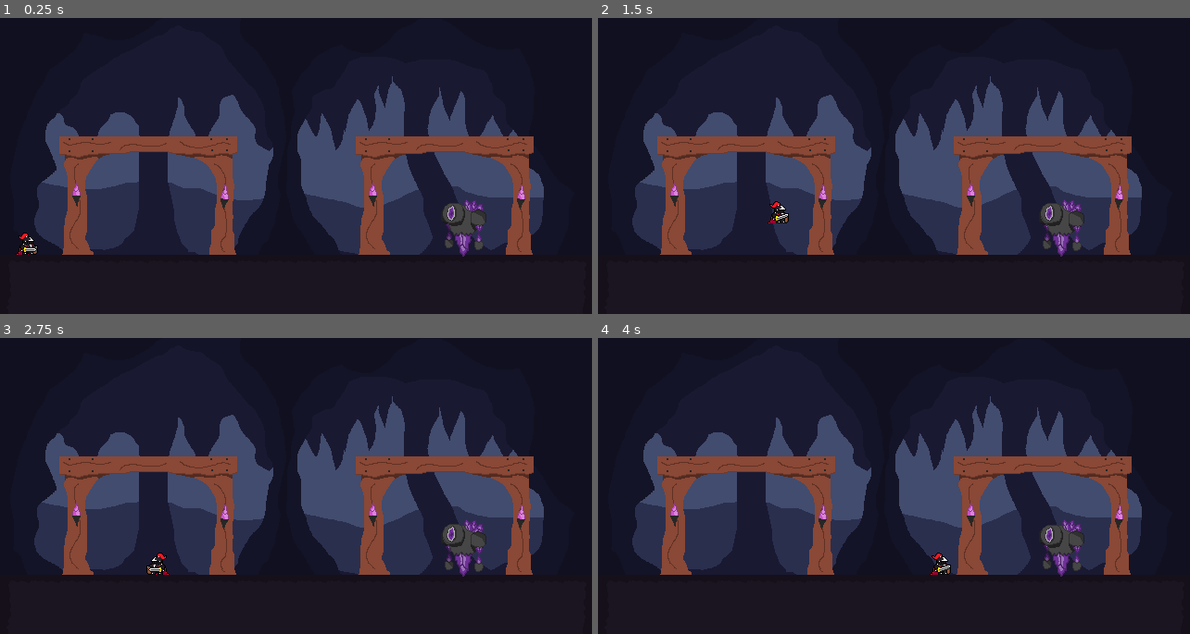
Above: before the commit, frames 1-4 (two rows, left to right).
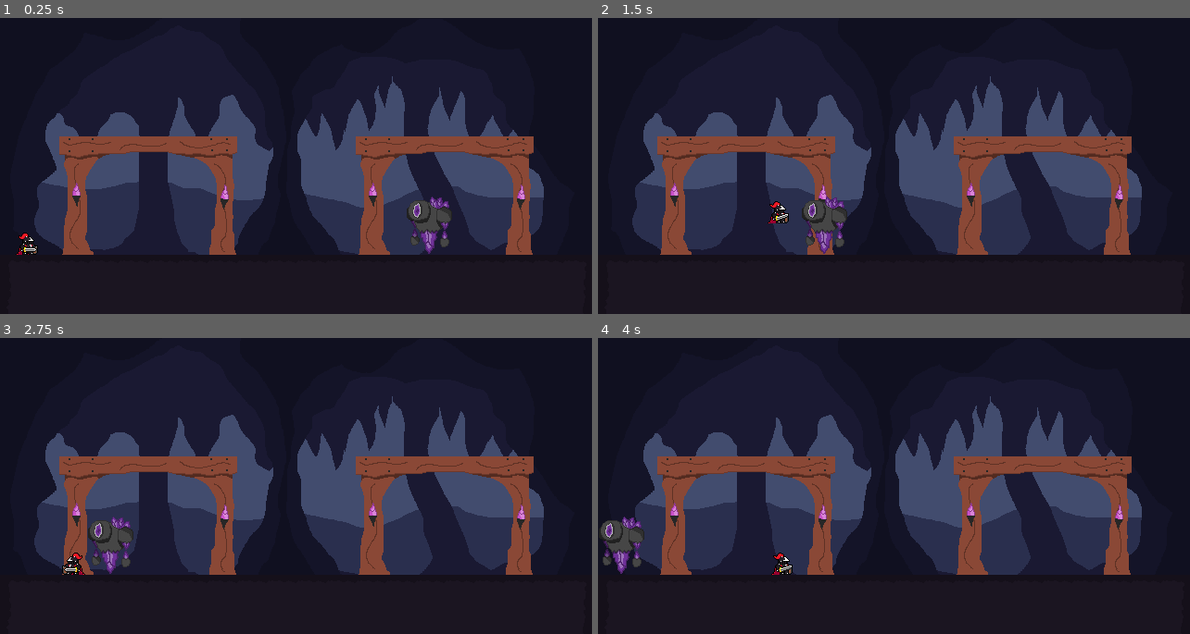
Above: after the commit, the same moments.

Repository: LuizFelippeAlves/ProjetoTowerBreak
Game: Godot game, scene res://Scenes/andar_1.tscn
Two runs of this game, one before a commit and one after it. Both use one fixed random seed, a clock stepped at 60 frames per second and the inputs below. This scene is started directly instead of the project's main scene.
Inputs (mouse positions are in pixels of both pictures, inside the frame that each line leads up to):
- Up to frame 1 (0.25 s): no input
- Up to frame 2 (1.5 s): move the mouse to (1024, 151) at 0.52 s; hold D (move_right) from 0.53 s (still down); click (1024, 151) at 0.6 s; tap W (jump) at 0.77 s; move the mouse to (775, 180) at 1.27 s; click (775, 180) at 1.35 s
- Up to frame 3 (2.75 s): tap W (jump) at 1.52 s; move the mouse to (355, 420) at 2.02 s; release D (move_right) at 2.03 s; hold A (move_left) from 2.03 s (still down); click (355, 420) at 2.1 s
- Up to frame 4 (4 s): move the mouse to (864, 545) at 2.77 s; release A (move_left) at 2.78 s; hold D (move_right) from 2.78 s (still down); click (864, 545) at 2.85 s; tap W (jump) at 3.02, 3.77 s; move the mouse to (1071, 530) at 3.52 s; click (1071, 530) at 3.6 s

The runs differ from the first frame. In frame 1, 1.5% of the frame differs, in the area x 68-83%, y 60-81%; in frame 2, 1.7%; in frame 3, 2.1%, in the area x 10-83%, y 60-81%; in frame 4, 2.0%.
Error after the commit: Cannot call method 'get' on a null value. (res://Scripts/golem.gd:20)

Commit message:
golem codigo

Diff:
--- a/TowerBreak/Scenes/andar_1.tscn
+++ b/TowerBreak/Scenes/andar_1.tscn
@@ -1,10 +1,11 @@
-[gd_scene load_steps=60 format=4 uid="uid://6hqeqbm3ifq"]
+[gd_scene load_steps=72 format=4 uid="uid://6hqeqbm3ifq"]
 
 [ext_resource type="Texture2D" uid="uid://bv6seowfsvhjv" path="res://assets/TileSetsAreas/Area - 0/Fundo area inicial.png" id="1_i6xxf"]
 [ext_resource type="Texture2D" uid="uid://ckht4lbuoe3rl" path="res://assets/TileSetsAreas/Area - 0/Tileset Area Inicial.png" id="2_crl7t"]
 [ext_resource type="Texture2D" uid="uid://kfjveew5jpyr" path="res://assets/TileSetsAreas/Area - 1/Fundo Area1.png" id="3_knupg"]
 [ext_resource type="Texture2D" uid="uid://lqxi0m2l1gv0" path="res://assets/TileSetsAreas/Area - 1/TileSet(Area1).png" id="4_dd0ah"]
 [ext_resource type="PackedScene" uid="uid://camspvi8wpf5i" path="res://Util/Base player.tscn" id="5_unj8g"]
+[ext_resource type="Script" path="res://Scripts/golem.gd" id="6_q760l"]
 [ext_resource type="Texture2D" uid="uid://biq2o6la0aj3j" path="res://assets/Sprits/GolemAnimations/SpriteGlmAtqPilar.png" id="13_0pnld"]
 [ext_resource type="Texture2D" uid="uid://bwyrvksg3po33" path="res://assets/Sprits/GolemAnimations/SpriteGlmAtqProjetil.png" id="14_kxrfi"]
 [ext_resource type="Texture2D" uid="uid://bugvpvemww7hh" path="res://assets/Sprits/GolemAnimations/SpriteGlmParada.png" id="15_eql4w"]
@@ -1734,33 +1735,6 @@
 "values": [0, 1, 2, 3, 5, 6, 7, 10]
 }
 
-[sub_resource type="Animation" id="Animation_1151a"]
-length = 0.001
-tracks/0/type = "value"
-tracks/0/imported = false
-tracks/0/enabled = true
-tracks/0/path = NodePath("AnimatedSprite2D:animation")
-tracks/0/interp = 1
-tracks/0/loop_wrap = true
-tracks/0/keys = {
-"times": PackedFloat32Array(0),
-"transitions": PackedFloat32Array(1),
-"update": 1,
-"values": [&"AtqPilar"]
-}
-tracks/1/type = "value"
-tracks/1/imported = false
-tracks/1/enabled = true
-tracks/1/path = NodePath("AnimatedSprite2D:frame")
-tracks/1/interp = 1
-tracks/1/loop_wrap = true
-tracks/1/keys = {
-"times": PackedFloat32Array(0),
-"transitions": PackedFloat32Array(1),
-"update": 1,
-"values": [0]
-}
-
 [sub_resource type="Animation" id="Animation_dk5ge"]
 resource_name = "Attack_hand_attack"
 length = 2.5
@@ -1845,6 +1819,33 @@
 "values": [0, 1, 2, 3, 4]
 }
 
+[sub_resource type="Animation" id="Animation_1151a"]
+length = 0.001
+tracks/0/type = "value"
+tracks/0/imported = false
+tracks/0/enabled = true
+tracks/0/path = NodePath("AnimatedSprite2D:animation")
+tracks/0/interp = 1
+tracks/0/loop_wrap = true
+tracks/0/keys = {
+"times": PackedFloat32Array(0),
+"transitions": PackedFloat32Array(1),
+"update": 1,
+"values": [&"AtqPilar"]
+}
+tracks/1/type = "value"
+tracks/1/imported = false
+tracks/1/enabled = true
+tracks/1/path = NodePath("AnimatedSprite2D:frame")
+tracks/1/interp = 1
+tracks/1/loop_wrap = true
+tracks/1/keys = {
+"times": PackedFloat32Array(0),
+"transitions": PackedFloat32Array(1),
+"update": 1,
+"values": [0]
+}
+
 [sub_resource type="AnimationLibrary" id="AnimationLibrary_bof20"]
 _data = {
 "Attack_floor_attack": SubResource("Animation_82lek"),
@@ -1854,6 +1855,53 @@
 "RESET": SubResource("Animation_1151a")
 }
 
+[sub_resource type="AnimationNodeAnimation" id="AnimationNodeAnimation_67fex"]
+animation = &"Attack_floor_attack"
+
+[sub_resource type="AnimationNodeAnimation" id="AnimationNodeAnimation_xqscq"]
+animation = &"Attack_hand_attack"
+
+[sub_resource type="AnimationNodeStateMachineTransition" id="AnimationNodeStateMachineTransition_e6e2i"]
+advance_mode = 2
+
+[sub_resource type="AnimationNodeStateMachine" id="AnimationNodeStateMachine_an0ie"]
+state_machine_type = 2
+states/Attack_floor_attack/node = SubResource("AnimationNodeAnimation_67fex")
+states/Attack_floor_attack/position = Vector2(408, 68)
+states/Attack_hand_attack/node = SubResource("AnimationNodeAnimation_xqscq")
+states/Attack_hand_attack/position = Vector2(408, 163)
+transitions = ["Start", "Attack_floor_attack", SubResource("AnimationNodeStateMachineTransition_e6e2i")]
+
+[sub_resource type="AnimationNodeStateMachine" id="AnimationNodeStateMachine_3ch6c"]
+
+[sub_resource type="AnimationNodeAnimation" id="AnimationNodeAnimation_5yd4s"]
+animation = &"Idle"
+
+[sub_resource type="AnimationNodeStateMachineTransition" id="AnimationNodeStateMachineTransition_7bweb"]
+advance_mode = 2
+advance_condition = &"can_run"
+
+[sub_resource type="AnimationNodeStateMachine" id="AnimationNodeStateMachine_u5622"]
+states/Idle/node = SubResource("AnimationNodeAnimation_5yd4s")
+states/Idle/position = Vector2(391, 100)
+states/Start/position = Vector2(169, 100)
+transitions = ["Start", "Idle", SubResource("AnimationNodeStateMachineTransition_7bweb")]
+
+[sub_resource type="AnimationNodeStateMachineTransition" id="AnimationNodeStateMachineTransition_sawib"]
+advance_mode = 2
+
+[sub_resource type="AnimationNodeStateMachineTransition" id="AnimationNodeStateMachineTransition_o7spm"]
+advance_mode = 2
+
+[sub_resource type="AnimationNodeStateMachine" id="AnimationNodeStateMachine_lnh5q"]
+states/Attack/node = SubResource("AnimationNodeStateMachine_an0ie")
+states/Attack/position = Vector2(542, 50)
+states/AttackGroup/node = SubResource("AnimationNodeStateMachine_3ch6c")
+states/AttackGroup/position = Vector2(669, 191)
+states/Movement/node = SubResource("AnimationNodeStateMachine_u5622")
+states/Movement/position = Vector2(344, 100)
+transitions = ["Start", "Movement", SubResource("AnimationNodeStateMachineTransition_sawib"), "Attack", "Movement", SubResource("AnimationNodeStateMachineTransition_o7spm")]
+
 [node name="Mundo" type="Node2D"]
 
 [node name="CharacterBody2D" parent="." instance=ExtResource("5_unj8g")]
@@ -1886,6 +1934,7 @@
 scale = Vector2(-1, 1)
 collision_layer = 4
 collision_mask = 7
+script = ExtResource("6_q760l")
 
 [node name="CollisionShape2D" type="CollisionShape2D" parent="Golem"]
 position = Vector2(1.25, 2)
@@ -1902,6 +1951,11 @@
 "": SubResource("AnimationLibrary_bof20")
 }
 
+[node name="AnimationTree" type="AnimationTree" parent="Golem"]
+tree_root = SubResource("AnimationNodeStateMachine_lnh5q")
+anim_player = NodePath("../AnimationPlayer")
+parameters/Movement/conditions/can_run = false
+
 [node name="timers" type="Node2D" parent="Golem"]
 
 [node name="MovementTimer" type="Timer" parent="Golem/timers"]
@@ -1917,17 +1971,20 @@
 one_shot = true
 
 [node name="Visao" type="RayCast2D" parent="Golem"]
+light_mask = 4
+visibility_layer = 7
 position = Vector2(15, -13)
 target_position = Vector2(455, 27)
 
-[node name="Positions" type="Node2D" parent="Golem"]
+[node name="Miras" type="Node2D" parent="Golem"]
+position = Vector2(24, 9)
+scale = Vector2(576.596, 97.2538)
+
+[node name="MiraArmAttack" type="Marker2D" parent="Golem/Miras"]
+position = Vector2(0.00693726, -0.0102824)
+scale = Vector2(38.1905, -14.6169)
+
+[node name="MiraFloorAttack" type="Marker2D" parent="Golem/Miras"]
+position = Vector2(-0.0364206, 0.205647)
 
 [node name="Areas" type="Node2D" parent="Golem"]
-
-[node name="Influencia" type="Area2D" parent="Golem/Areas"]
-
-[node name="Shape" type="CollisionShape2D" parent="Golem/Areas/Influencia"]
-
-[node name="Interacao" type="Area2D" parent="Golem/Areas"]
-
-[node name="Shape" type="CollisionShape2D" parent="Golem/Areas/Interacao"]
--- /dev/null
+++ b/TowerBreak/Scripts/golem.gd
@@ -0,0 +1,62 @@
+extends CharacterBody2D
+
+@export var animation_tree: AnimationTree
+@onready var raycast_vision = $Visao
+
+var state_machine: AnimationNodeStateMachinePlayback
+var move_state_machine: AnimationNodeStateMachinePlayback
+var attack_state_machine: AnimationNodeStateMachinePlayback
+
+var gravity = ProjectSettings.get_setting("physics/2d/default_gravity")
+
+var speed: float = 175
+var direction: float = 1  # Começa indo para a direita
+var counter: int = 0
+var delay: float
+var flip_delay: float = 1.0  # Delay para flipar
+var last_flip_time: float = 0.0  # Controle de tempo para o delay de flip
+
+func _ready():
+	state_machine = animation_tree.get("parameters/playback")
+	move_state_machine = animation_tree.get("parameters/Movement/playback")
+	attack_state_machine = animation_tree.get("parameters/Attack/playback")
+	raycast_vision.enabled = true
+
+func _physics_process(delta):
+	# Se o RayCast2D detectar o player
+	if raycast_vision.is_colliding():
+		var target = raycast_vision.get_collider()
+
+		if target and target is CharacterBody2D:  # Verifica se o alvo é o player
+			move_towards_player(target)
+		else:
+			move_randomly()  # Se não detectar, anda aleatoriamente
+	else:
+		move_randomly()  # Se não detectar, anda aleatoriamente
+
+	flip_sprite()  # Chama a função para flipar o sprite
+
+# Função para mover o golem em direção ao player
+func move_towards_player(player):
+	var direction_to_player = (player.position - position).normalized()
+
+	direction = sign(direction_to_player.x)  # Atualiza a direção para o player
+	velocity.x = direction * speed  # Move na direção do player
+	move_and_slide()
+
+# Função para mover aleatoriamente (mantém a direção)
+func move_randomly():
+	velocity.x = direction * speed  # Continua na mesma direção
+	move_and_slide()
+
+	# Lógica para alternar a direção após um certo tempo
+	if position.x < 0 or position.x > 800:  # Muda a condição conforme seu cenário
+		direction *= -1  # Inverte a direção
+
+# Função para flipar o sprite com um delay
+func flip_sprite():
+
+		if direction < 0 and $animacao.flip_h == false:
+			$animacao.flip_h = true  # Vira o sprite para a esquerda
+		elif direction > 0 and $animacao.flip_h == true:
+			$animacao.flip_h = false  # Vira o sprite para a direita
Binary file removed: TowerBreak/assets/Sprits/GolemAnimations/SpritAndando.png
Not shown, removed: TowerBreak/assets/Sprits/GolemAnimations/SpritAndando.png.import
Binary file removed: TowerBreak/assets/Sprits/GolemAnimations/SpritDesviraPedra.png
Not shown, removed: TowerBreak/assets/Sprits/GolemAnimations/SpritDesviraPedra.png.import
Binary file removed: TowerBreak/assets/Sprits/GolemAnimations/SpritModoPedra.png
Not shown, removed: TowerBreak/assets/Sprits/GolemAnimations/SpritModoPedra.png.import
Binary file removed: TowerBreak/assets/Sprits/GolemAnimations/SpritMorrendo.png
Not shown, removed: TowerBreak/assets/Sprits/GolemAnimations/SpritMorrendo.png.import
Binary file removed: TowerBreak/assets/Sprits/GolemAnimations/SpritParado.png
Not shown, removed: TowerBreak/assets/Sprits/GolemAnimations/SpritParado.png.import
Binary file removed: TowerBreak/assets/Sprits/GolemAnimations/SpritViraPedra.png
Not shown, removed: TowerBreak/assets/Sprits/GolemAnimations/SpritViraPedra.png.import
(and 4 more such lines)
